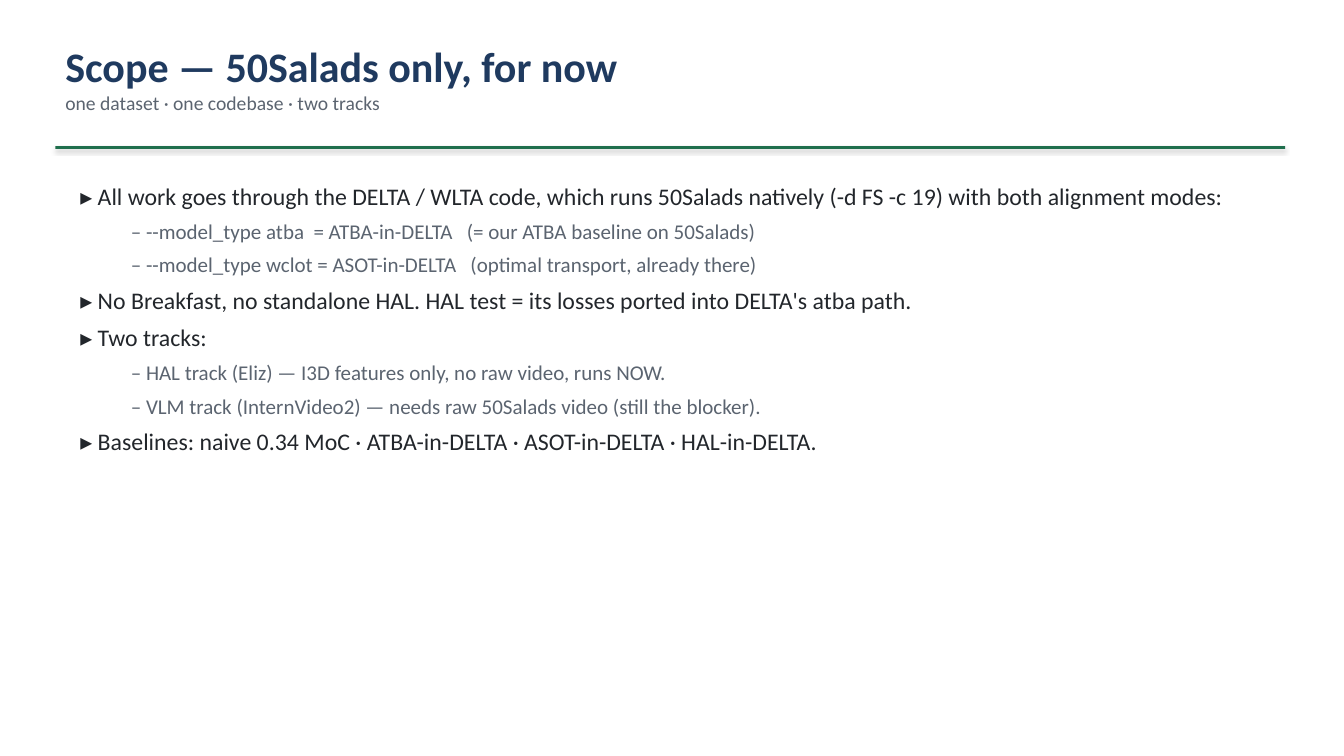
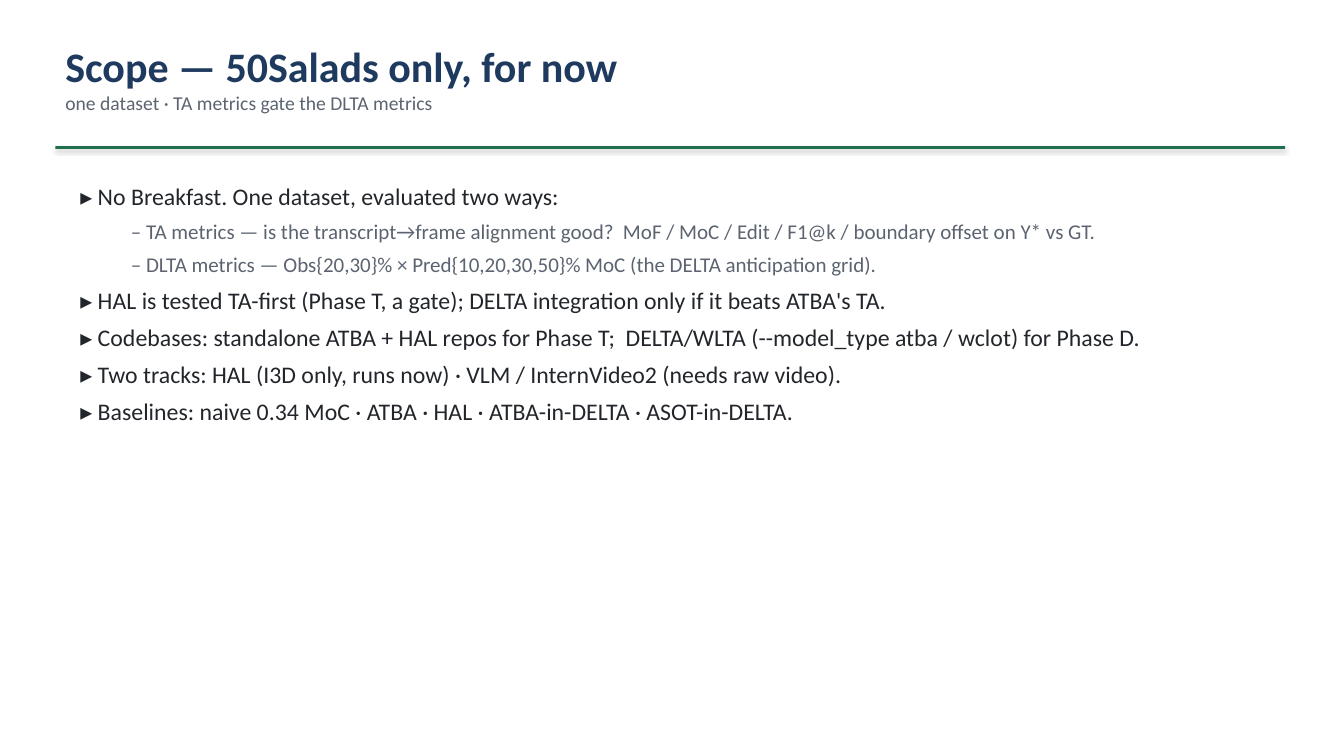
Before and after one commit to epayaslii/DELTA, a slide deck: slide 16 of slides/DELTA_progress_Mariella.pptx. Drawn at 1344x756 pixels with LibreOffice and Linux fonts; fonts in the diff are those of the drawing. Boxes give left, top, right and bottom in pixels: in the first picture for what was removed or moved away, otherwise in the second. Text is boxed around its words. In the diff, an @@ line names an element or a change of style, - is before the commit and + after.

```diff
--- a/slides/DELTA_progress_Mariella.pptx
+++ b/slides/DELTA_progress_Mariella.pptx
@@ text at (65, 96, 432, 114): text changed @@
-one dataset · one codebase · two tracks
+one dataset · TA metrics gate the DLTA metrics
@@ text at (98, 188, 1139, 420): text changed @@
-▸ All work goes through the DELTA / WLTA code, which runs 50Salads natively (-d FS -c 19) with both alignment modes:
-  – --model_type atba = ATBA-in-DELTA (= our ATBA baseline on 50Salads)
-  – --model_type wclot = ASOT-in-DELTA (optimal transport, already there)
-▸ No Breakfast, no standalone HAL. HAL test = its losses ported into DELTA's atba path.
-▸ Two tracks:
-  – HAL track (Eliz) — I3D features only, no raw video, runs NOW.
-  – VLM track (InternVideo2) — needs raw 50Salads video (still the blocker).
-▸ Baselines: naive 0.34 MoC · ATBA-in-DELTA · ASOT-in-DELTA · HAL-in-DELTA.
+▸ No Breakfast. One dataset, evaluated two ways:
+  – TA metrics — is the transcript→frame alignment good? MoF / MoC / Edit / F1@k / boundary offset on Y* vs GT.
+  – DLTA metrics — Obs{20,30}% × Pred{10,20,30,50}% MoC (the DELTA anticipation grid).
+▸ HAL is tested TA-first (Phase T, a gate); DELTA integration only if it beats ATBA's TA.
+▸ Codebases: standalone ATBA + HAL repos for Phase T; DELTA/WLTA (--model_type atba / wclot) for Phase D.
+▸ Two tracks: HAL (I3D only, runs now) · VLM / InternVideo2 (needs raw video).
+▸ Baselines: naive 0.34 MoC · ATBA · HAL · ATBA-in-DELTA · ASOT-in-DELTA.
```
Also in this commit, not shown: 2 other slides changed, 2 other files.
